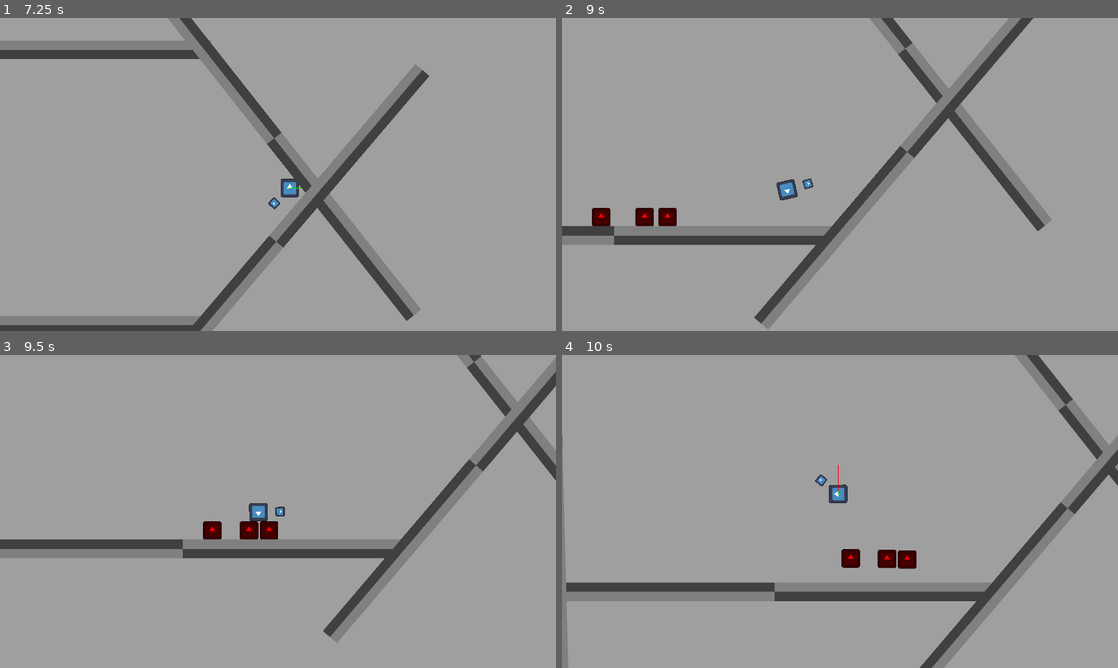
Above: before the commit, frames 1-4 (two rows, left to right).
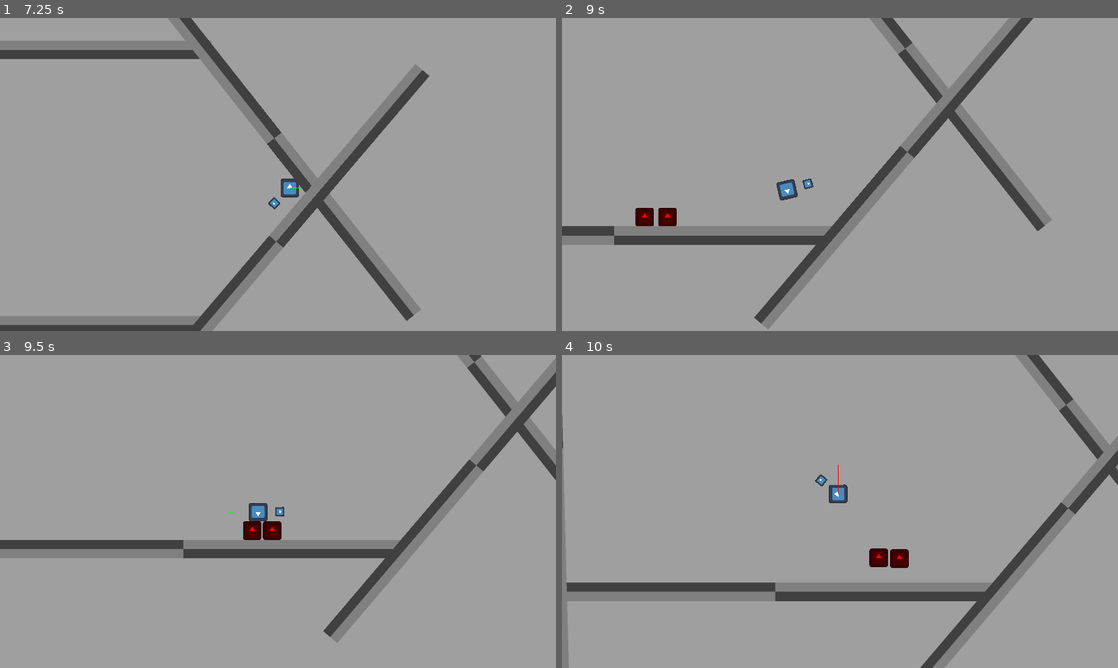
Above: after the commit, the same moments.

Repository: sunsigil/GGJ2026
Game: Godot game, scene res://playground.tscn
The game is run twice, just before and just after one commit, with the same random seed, the same clock (stepped at 60 frames per second) and the same inputs. The engine's default icon, where the game draws it, is replaced by a stand-in: a white triangle on a blue panel in a dark square.
Inputs (mouse positions are in pixels of both pictures, inside the frame that each line leads up to):
- Up to frame 1 (7.25 s): move the mouse to (250, 237) at 0.52 s; hold W (game_up) 0.53-2.03 s; click (250, 237) at 0.6 s; move the mouse to (444, 221) at 1.27 s; click (444, 221) at 1.35 s; move the mouse to (111, 127) at 2.02 s; hold A (game_left) 2.03-3.53 s; tap Space (game_progress) at 2.1, 4.35, 6.6 s; click (111, 127) at 2.3 s; move the mouse to (305, 174) at 2.77 s; click (305, 174) at 2.85 s; move the mouse to (194, 96) at 3.52 s; hold S (game_down) 3.53-4.28 s; click (194, 96) at 3.6 s; move the mouse to (400, 158) at 4.27 s; hold D (game_right) 4.28-5.03 s; click (400, 158) at 4.55 s; move the mouse to (166, 190) at 5.02 s; hold W (game_up) 5.03-5.78 s; click (166, 190) at 5.1 s; move the mouse to (333, 105) at 5.77 s; hold D (game_right) from 5.78 s (still down); click (333, 105) at 5.85 s; move the mouse to (250, 237) at 6.52 s; click (250, 237) at 6.8 s
- Up to frame 2 (9 s): move the mouse to (1006, 221) at 7.27 s; click (1006, 221) at 7.35 s; move the mouse to (673, 127) at 8.02 s; release D (game_right) at 8.03 s; hold S (game_down) 8.03-8.78 s; click (673, 127) at 8.1 s; move the mouse to (867, 174) at 8.77 s; hold A (game_left) from 8.78 s (still down); tap Space (game_progress) at 8.85 s
- Up to frame 3 (9.5 s): keep holding A (game_left); click (305, 511) at 9.05 s
- Up to frame 4 (10 s): move the mouse to (756, 433) at 9.52 s; release A (game_left) at 9.53 s; hold W (game_up) from 9.53 s (still down); click (756, 433) at 9.6 s

Frame 1 is identical in both runs. In frame 2, 0.2% of the frame differs, in the area x 5-86%, y 7-97%; in frame 3, 0.7%; in frame 4, 0.9%, in the area x 0-100%, y 0-100%.

Commit message:
Beginnings of attack framework

Diff:
--- /dev/null
+++ b/game/data/attack.gd
@@ -0,0 +1,14 @@
+class_name Attack;
+
+var owner: Node2D;
+var start: Vector2;
+var direction: Vector2;
+var range: float;
+var damage: float;
+
+func _init(_owner, _start, _direction, _range, _damage):
+	owner = _owner;
+	start = _start;
+	direction = _direction;
+	range = _range;
+	damage = _damage;
--- a/game/entity/enemy.gd
+++ b/game/entity/enemy.gd
@@ -4,14 +4,18 @@
 var lifeforce: Node2D;
 var hurtbox: Area2D;
 
-func receive_hit(damage):
-	lifeforce.queue_damage(damage);
+var attack_queue: Array[Attack];
 
-func resolve_hurt(damage):
-	print("Ouch! x", damage);
+func queue_attack(attack: Attack):
+	attack_queue.append(attack);
+
+func handle_attacks():
+	while not attack_queue.is_empty():
+		var attack = attack_queue.front();
+		lifeforce.queue_damage(attack.damage);
+		attack_queue.pop_front();
 
 func death():
-	print("Death!");
 	queue_free();
 
 # Called when the node enters the scene tree for the first time.
@@ -19,12 +23,12 @@
 	boid = get_node("Boid");
 	lifeforce = get_node("Lifeforce");
 	hurtbox = get_node("Hurtbox");
-	lifeforce.hurt.connect(resolve_hurt);
 	lifeforce.death.connect(death);
 
 # Called every frame. 'delta' is the elapsed time since the previous frame.
 func _process(delta: float) -> void:
 	boid.target = PlayerData.player;
+	handle_attacks();
 
 func _physics_process(delta: float) -> void:
 	move_and_slide();
--- a/game/player/attacker.gd
+++ b/game/player/attacker.gd
@@ -9,19 +9,20 @@
 @export
 var range: float;
 
-var last_start;
-var last_ray;
-
 func launch(direction):
 	var space = get_world_2d().direct_space_state;
 	var start = body.global_position;
-	var ray = direction.normalized() * range;
+	var ray = start + direction * range;
 	var query = PhysicsRayQueryParameters2D.create(start, start+ray, mask);
 	var result = space.intersect_ray(query);
 	if result:
-		result.collider.receive_hit(damage);
-	last_start = body.global_position;
-	last_ray = ray;
+		var attack = Attack.new(
+			body,
+			start, direction,
+			range,
+			damage
+		);
+		result.collider.queue_attack(attack);
 
 # Called when the node enters the scene tree for the first time.
 func _ready() -> void:
@@ -29,7 +30,7 @@
 
 # Called every frame. 'delta' is the elapsed time since the previous frame.
 func _process(delta: float) -> void:
-	pass
+	pass;
 
 func _draw():
 	pass;
--- a/game/player/camera.gd
+++ b/game/player/camera.gd
@@ -7,7 +7,6 @@
 func _ready() -> void:
 	pass # Replace with function body.
 
-
 # Called every frame. 'delta' is the elapsed time since the previous frame.
 func _process(delta: float) -> void:
 	pass;
--- a/game/player/player.gd
+++ b/game/player/player.gd
@@ -36,5 +36,4 @@
 	move_and_slide();
 
 	if Input.is_action_just_pressed("game_attack"):
-		var trajectory = orbital.global_position - global_position;
-		attacker.launch(trajectory);
+		attacker.launch(orbital.global_position - global_position);
Not shown, added: game/data/attack.gd.uid
